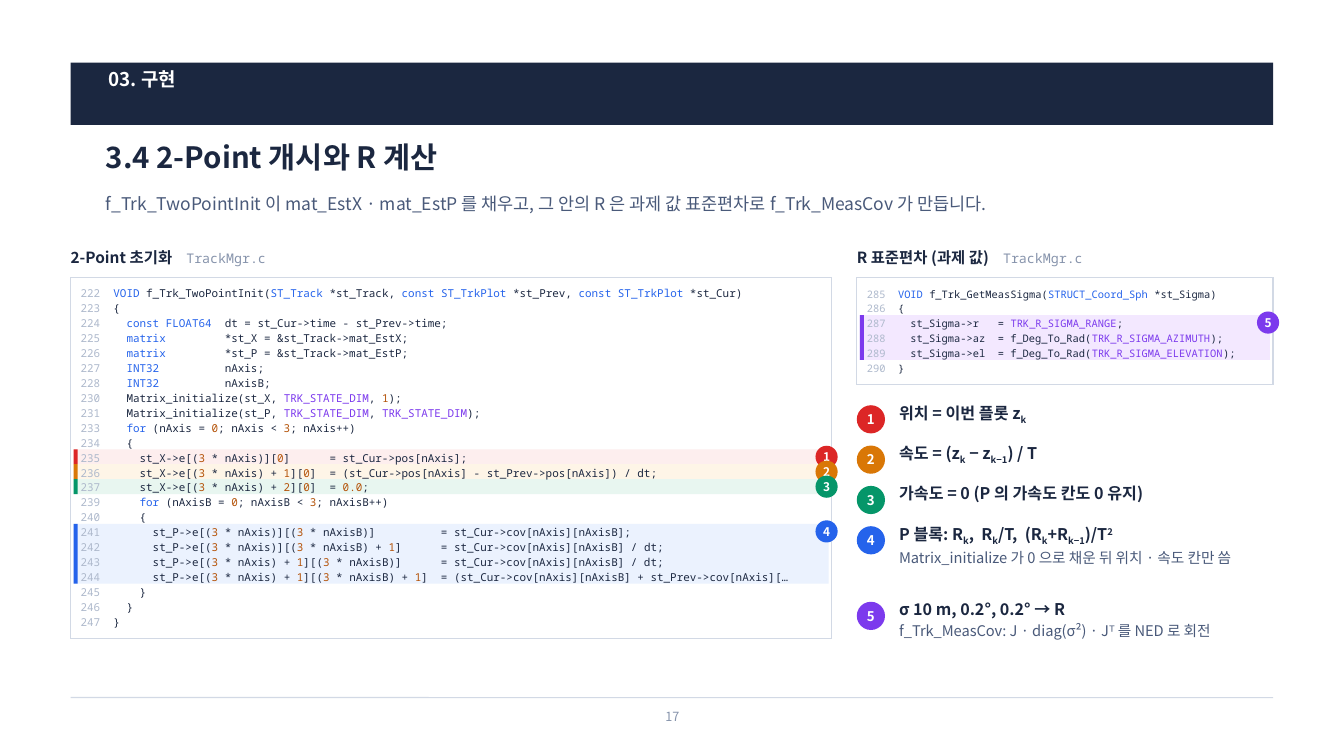
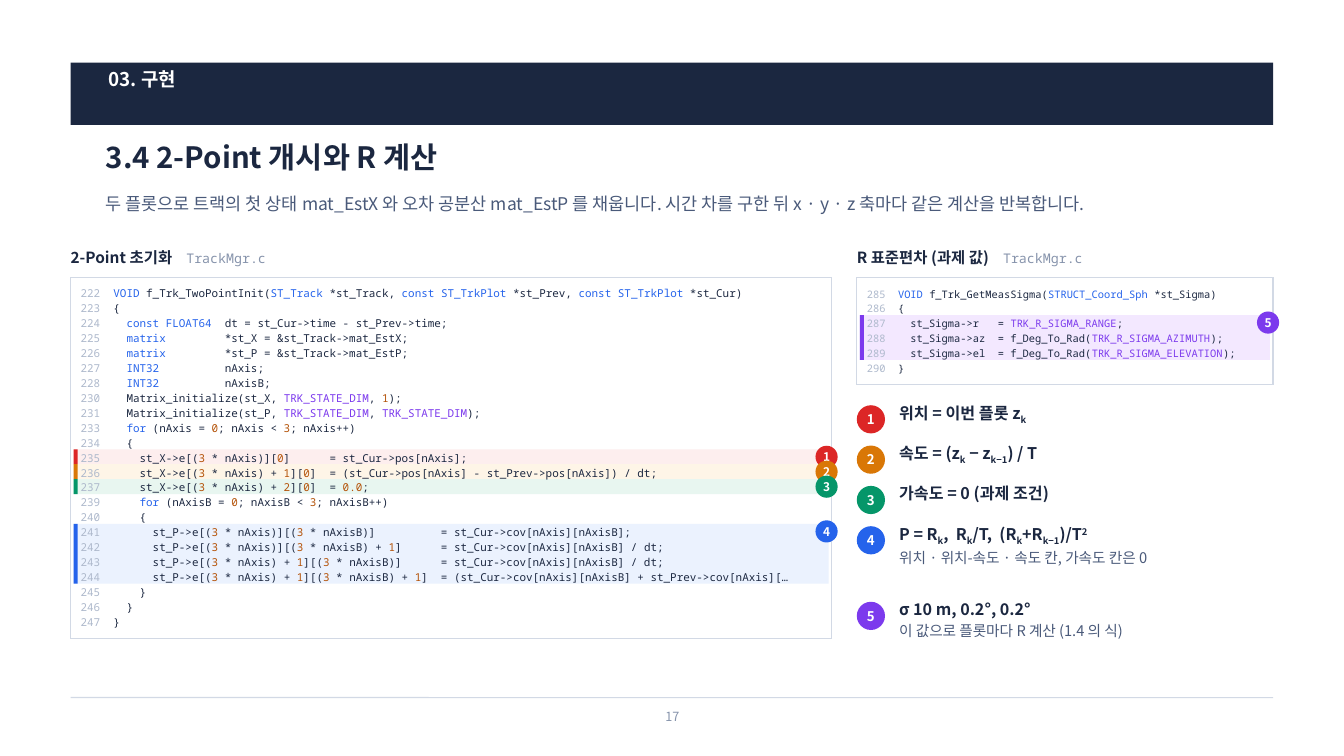
Before and after one commit to harley-hwan/radar-sw-study, a slide deck: slide 17 of Part5_Track_Init_Mgmt/ref/산출물/Chapter5_TrackInitMgmt.pptx. Drawn at 1344x756 pixels with LibreOffice and Linux fonts; fonts in the diff are those of the drawing. Boxes give left, top, right and bottom in pixels: in the first picture for what was removed or moved away, otherwise in the second. Text is boxed around its words. In the diff, an @@ line names an element or a change of style, - is before the commit and + after.

```diff
--- a/Part5_Track_Init_Mgmt/ref/산출물/Chapter5_TrackInitMgmt.pptx
+++ b/Part5_Track_Init_Mgmt/ref/산출물/Chapter5_TrackInitMgmt.pptx
@@ text at <box>106,195,1085,214</box>: text changed @@
-f_Trk_TwoPointInit 이 mat_EstX · mat_EstP 를 채우고, 그 안의 R 은 과제 값 표준편차로 f_Trk_MeasCov 가 만듭니다.
+두 플롯으로 트랙의 첫 상태 mat_EstX 와 오차 공분산 mat_EstP 를 채웁니다. 시간 차를 구한 뒤 x · y · z 축마다 같은 계산을 반복합니다.
@@ text at <box>899,485,1049,502</box>: text changed @@
-가속도 = 0 (P 의 가속도 칸도 0 유지)
+가속도 = 0 (과제 조건)
@@ text at <box>899,527,1147,566</box>: text changed; size 10.5 to 11.5 pt; text colour #4A5A7A to #1B2740; bold on @@
-P 블록: Rk, Rk/T, (Rk+Rk−1)/T2
-Matrix_initialize 가 0 으로 채운 뒤 위치 · 속도 칸만 씀
+P = Rk, Rk/T, (Rk+Rk−1)/T2
+위치 · 위치-속도 · 속도 칸, 가속도 칸은 0
@@ text at <box>899,602,1122,639</box>: text changed @@
-σ 10 m, 0.2°, 0.2° → R
-f_Trk_MeasCov: J · diag(σ²) · Jᵀ 를 NED 로 회전
+σ 10 m, 0.2°, 0.2°
+이 값으로 플롯마다 R 계산 (1.4 의 식)
```
Also in this commit, not shown: 9 other slides changed, 1 slide added, 1 slide removed, 13 other files.
